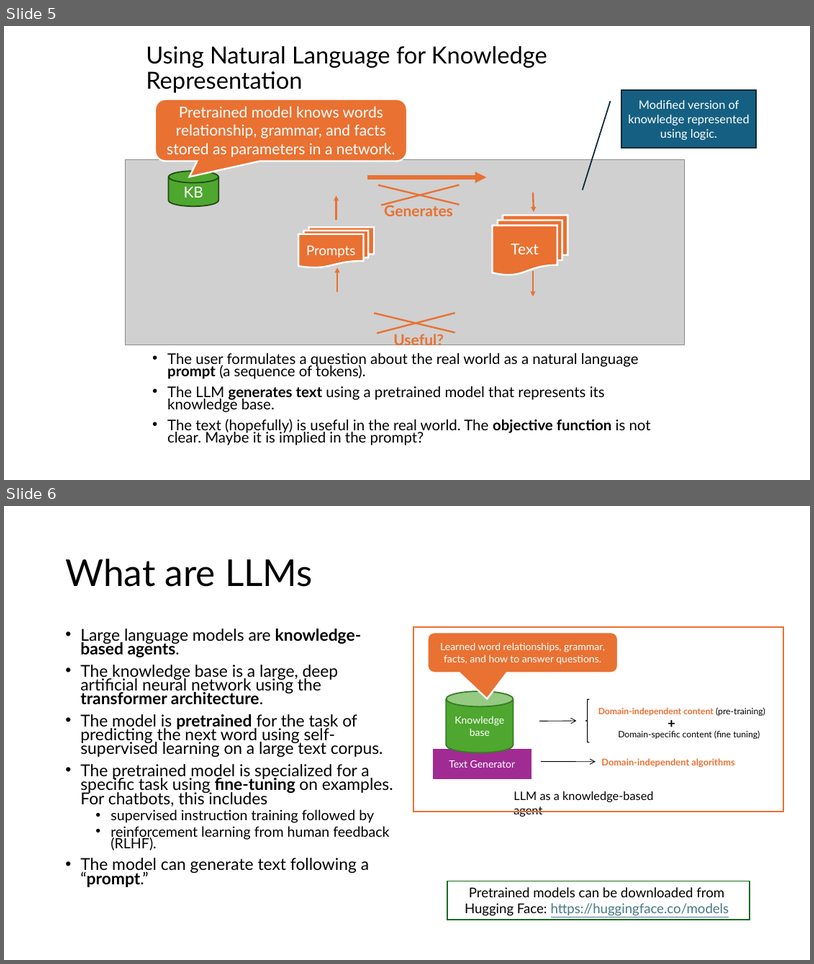
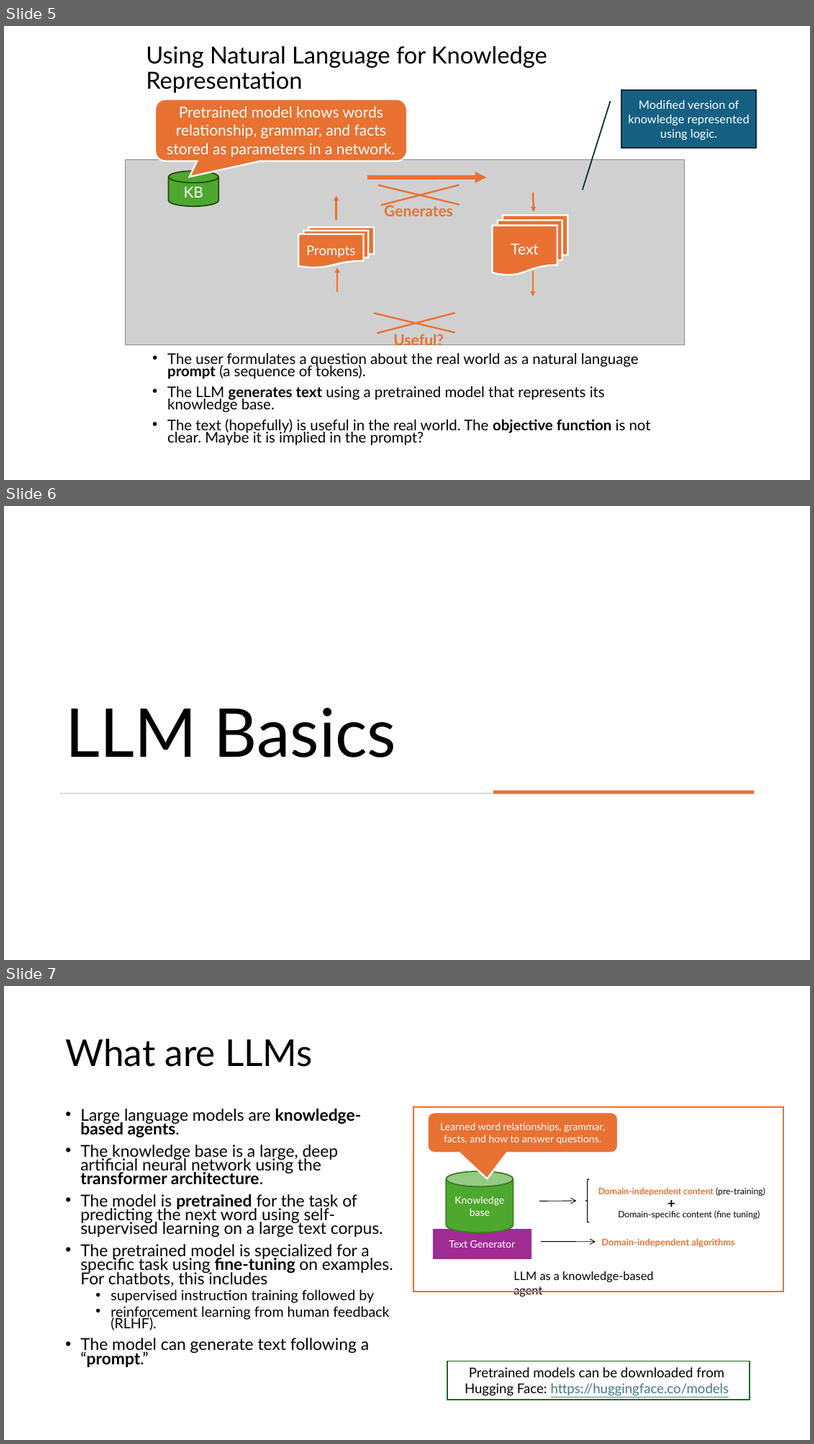
Before and after one commit to mhahsler/Introduction_to_Artificial_Intelligence, a slide deck: slides/discussion/07_LLM_discussion.pptx. Shown one above the other, each under a label of ours: slides 5 and 6 before the commit, slides 5, 6 and 7 after it. The pictures are 814x964 and 814x1444 pixels, drawn with LibreOffice and Linux fonts; fonts in the diff are those of the drawing; grey boxes stand for pictures. Boxes give left, top, right and bottom in pixels: in the first picture for what was removed or moved away, otherwise in the second. Text is boxed around its words. In the diff, an @@ line names an element or a change of style, - is before the commit and + after.

```diff
--- a/slides/discussion/07_LLM_discussion.pptx
+++ b/slides/discussion/07_LLM_discussion.pptx
@@ slide 6 added at [4, 506, 810, 960], background #FFFFFF @@
@@ title added at [65, 708, 397, 757], 80 pt, text #000000 @@
+LLM Basics
@@ rectangle added at [59, 793, 755, 794], fill #D5D5D5 @@
@@ rectangle added at [494, 790, 755, 794], fill #E97132 @@
@@ what was slide 6 is now slide 7 @@
```
Also in this commit, not shown: 4 slides changed, 1 slide removed, 7 other files.
